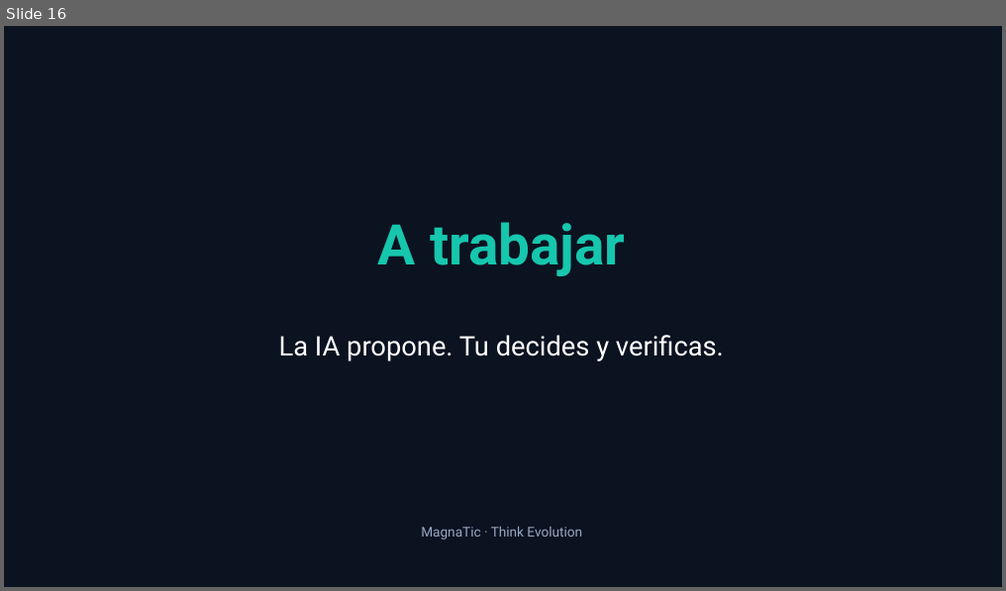
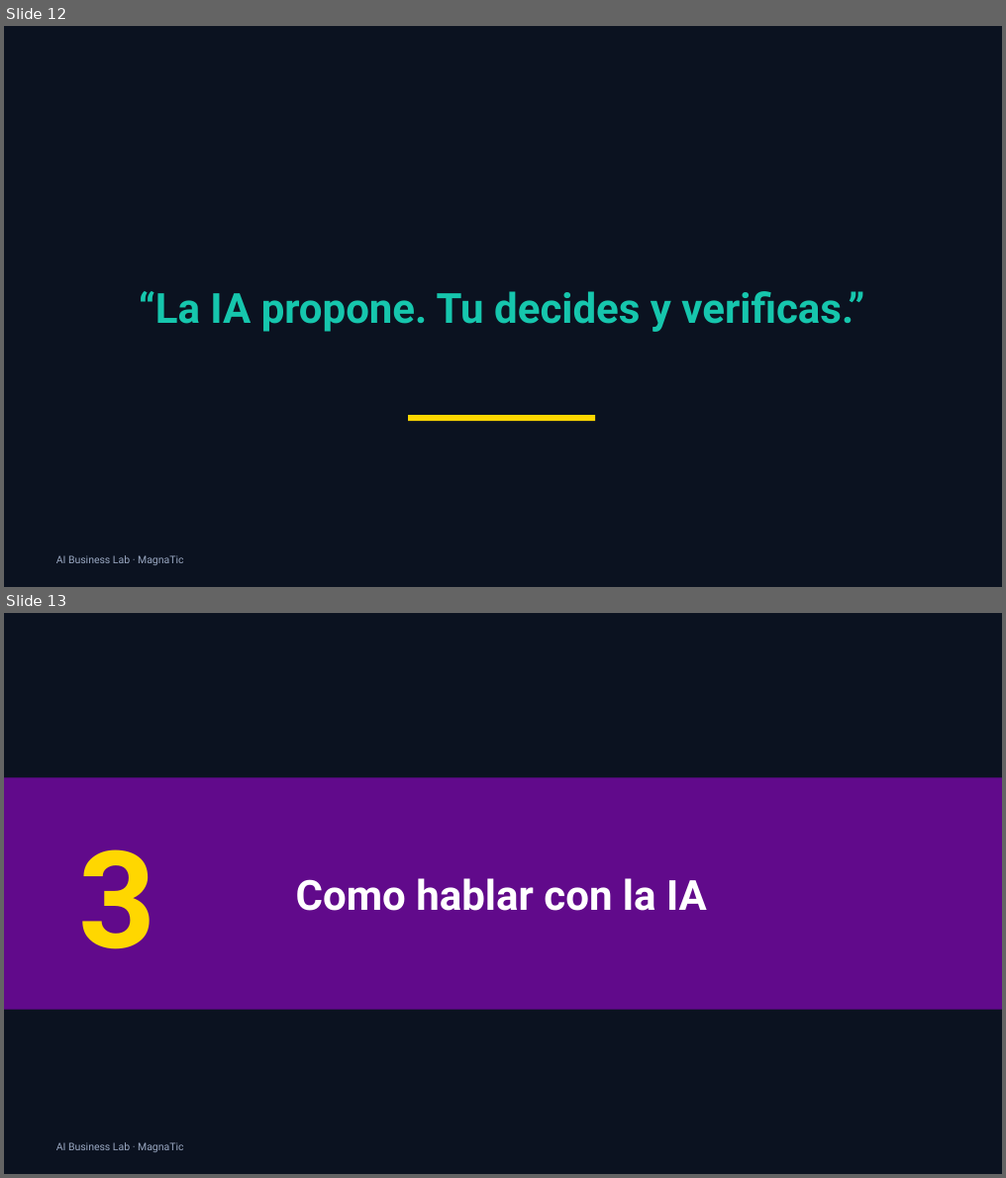
Before and after one commit to xander0408/CURSOS, a slide deck: AI-Business-Lab-Presentacion.pptx. Shown one above the other, each under a label of ours: slide 16 before the commit, slides 12 and 13 after it. The pictures are 1006x591 and 1006x1178 pixels, drawn with LibreOffice and Linux fonts; fonts in the diff are those of the drawing. Boxes give left, top, right and bottom in pixels: in the first picture for what was removed or moved away, otherwise in the second. Text is boxed around its words. In the diff, an @@ line names an element or a change of style, - is before the commit and + after.

```diff
--- a/AI-Business-Lab-Presentacion.pptx
+++ b/AI-Business-Lab-Presentacion.pptx
@@ slide 13 added at (4,613,1002,1174), background #0B1220 @@
@@ rectangle added at (4,777,1002,1010), fill #610A8B @@
@@ text added at (78,850,155,950), 130 pt, text #FFD700, bold @@
+3
@@ text added at (296,878,707,911), 40 pt, text #FFFFFF, bold @@
+Como hablar con la IA
@@ text added at (56,1143,183,1153), 10 pt, text #9AA8C2 @@
+AI Business Lab · MagnaTic
@@ what was slide 16 is now slide 12 @@
@@ slide 12 changed as well @@
@@ text "“La IA propone. Tu decides ..." at (139,291,864,332): vertical alignment top to middle @@
@@ text removed at (378,222,625,276) @@
-A trabajar
@@ text at (139,291,864,332): text changed; size 26 to 40 pt; text colour #FFFFFF to #16C6AD; bold on @@
-La IA propone. Tu decides y verificas.
+“La IA propone. Tu decides y verificas.”
@@ rectangle added at (408,415,595,421), fill #FFD700 @@
@@ text at (56,556,183,566): text changed; size 13 to 10 pt @@
-MagnaTic · Think Evolution
+AI Business Lab · MagnaTic
```
Also in this commit, not shown: 5 other slides changed, 24 other slides added, 10 slides removed, 8 other files.
